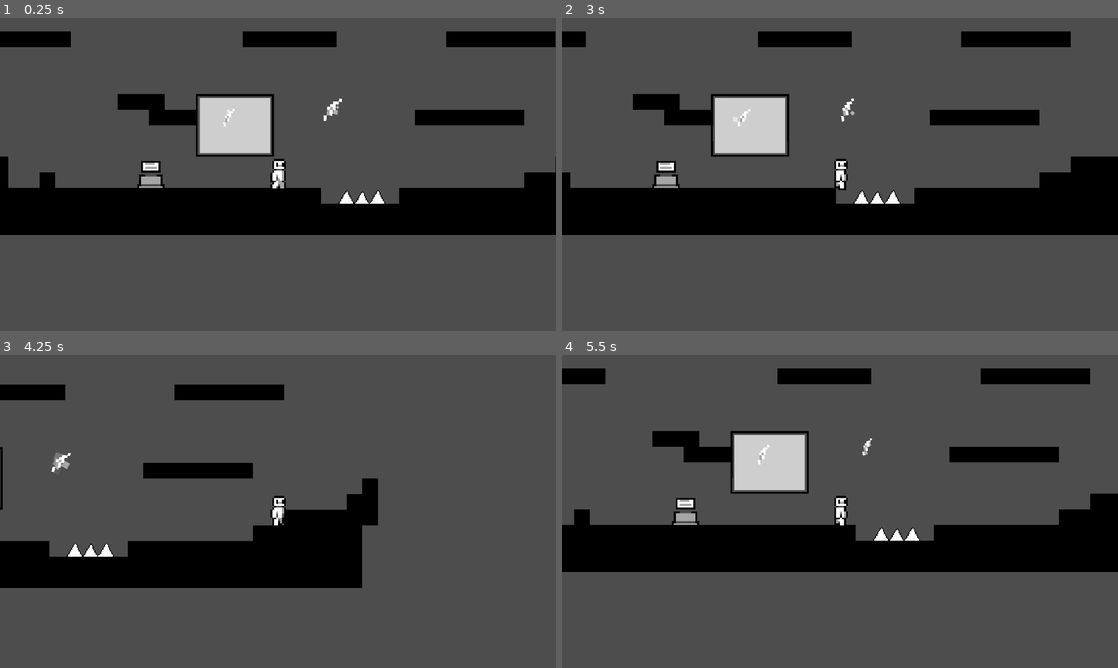
Above: before the commit, frames 1-4 (two rows, left to right).
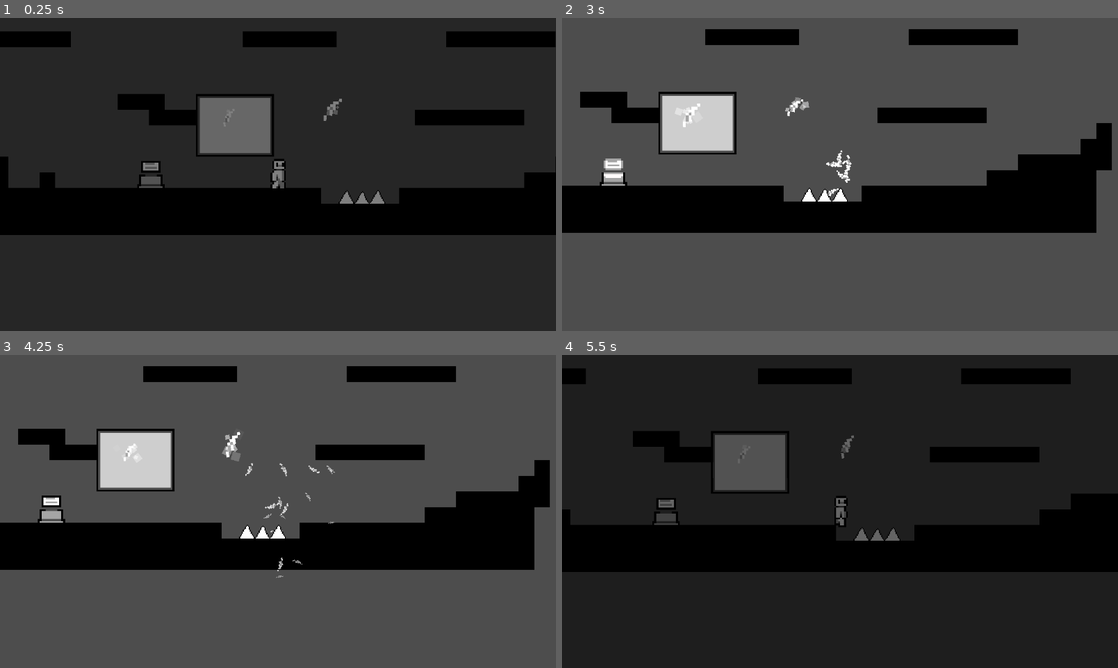
Above: after the commit, the same moments.

Repository: Choco-latez/gmtk-2026
Game: Godot game, scene res://Map/map_test.tscn
Same seed, same stepped clock (60 frames per second), same inputs: the game is played once before the commit and once after it.
Inputs (mouse positions are in pixels of both pictures, inside the frame that each line leads up to):
- Up to frame 1 (0.25 s): no input
- Up to frame 2 (3 s): tap Enter at 0.5 s; move the mouse to (962, 158) at 0.52 s; hold Right (RIGHT) 0.53-2.03 s; tap Z (DIVE) at 0.6, 2.1 s; click (962, 158) at 0.67 s; tap X (JUMP) at 0.77, 1.52 s; move the mouse to (728, 190) at 1.27 s; tap C (USE) at 1.35, 2.85 s; move the mouse to (895, 105) at 2.02 s; hold Left (LEFT) 2.03-2.78 s; move the mouse to (812, 237) at 2.77 s; hold Right (RIGHT) from 2.78 s (still down); click (812, 237) at 2.92 s
- Up to frame 3 (4.25 s): keep holding Right (RIGHT); tap X (JUMP) at 3.02, 3.77 s; move the mouse to (444, 558) at 3.52 s; tap Z (DIVE) at 3.6 s
- Up to frame 4 (5.5 s): move the mouse to (673, 464) at 4.27 s; release Right (RIGHT) at 4.28 s; hold Left (LEFT) 4.28-5.03 s; tap C (USE) at 4.35 s; tap X (JUMP) at 4.52 s; move the mouse to (867, 511) at 5.02 s; hold Right (RIGHT) from 5.03 s (still down); tap Z (DIVE) at 5.1 s; click (867, 511) at 5.17 s

The runs differ from the first frame. In frame 1, 80% of the frame differs, in the area x 0-100%, y 0-100%; in frame 2, 14%; in frame 3, 25%; in frame 4, 81%.

Commit message:
Adjust Tutorial

Diff:
--- a/gmtk-2026/Map/Tutorial.tscn
+++ b/gmtk-2026/Map/Tutorial.tscn
@@ -3,7 +3,7 @@
 [ext_resource type="TileSet" uid="uid://cr4imgfohw23a" path="res://Sprites/tileSet.tres" id="1_blbgt"]
 [ext_resource type="Script" uid="uid://diwfi7436hw1t" path="res://Map/Map.gd" id="1_xkqo1"]
 [ext_resource type="PackedScene" uid="uid://b148ktydjt3f7" path="res://Entities/Character Entities/Player/Player.tscn" id="2_ly6ej"]
-[ext_resource type="PackedScene" uid="uid://dds2p5sjha4ll" path="res://Entities/Character Entities/Spikes/Spikes.tscn" id="2_x0mli"]
+[ext_resource type="PackedScene" uid="uid://wrigd1uj0bjb" path="res://Map/spike_tilemap.tscn" id="3_xkqo1"]
 
 [sub_resource type="StyleBoxFlat" id="StyleBoxFlat_xkqo1"]
 bg_color = Color(1, 1, 1, 1)
@@ -18,11 +18,8 @@
 tile_map_data = PackedByteArray("AAAcAAoAAAABAAIAAAAcAAkAAAABAAEAAAAcAAgAAAABAAEAAAAcAAcAAAABAAEAAAAcAAYAAAABAAEAAAAcAA …(16048 unchanged characters)…
 tile_set = ExtResource("1_blbgt")
 
-[node name="Spikes" parent="Tilemaps" unique_id=630616832 instance=ExtResource("2_x0mli")]
-position = Vector2(221, 82)
-
-[node name="Spikes2" parent="Tilemaps" unique_id=1606816302 instance=ExtResource("2_x0mli")]
-position = Vector2(245, 82)
+[node name="Spike Tilemap" parent="Tilemaps" unique_id=1612097963 instance=ExtResource("3_xkqo1")]
+tile_map_data = PackedByteArray("AAAaAAoAAAAAAAMAAAAbAAoAAAABAAMAAAAcAAoAAAABAAMAAAAdAAoAAAABAAMAAAAeAAoAAAABAAMAAAAfAAoAAAACAAMAAAA=")
 
 [node name="Player" parent="." unique_id=1420188091 instance=ExtResource("2_ly6ej")]
 position = Vector2(38, 62)
--- a/gmtk-2026/Scripts/savedata.gd
+++ b/gmtk-2026/Scripts/savedata.gd
@@ -1,4 +1,4 @@
 extends Node
 
 
-var fastdeath : bool = true
+var fastdeath : bool = false
